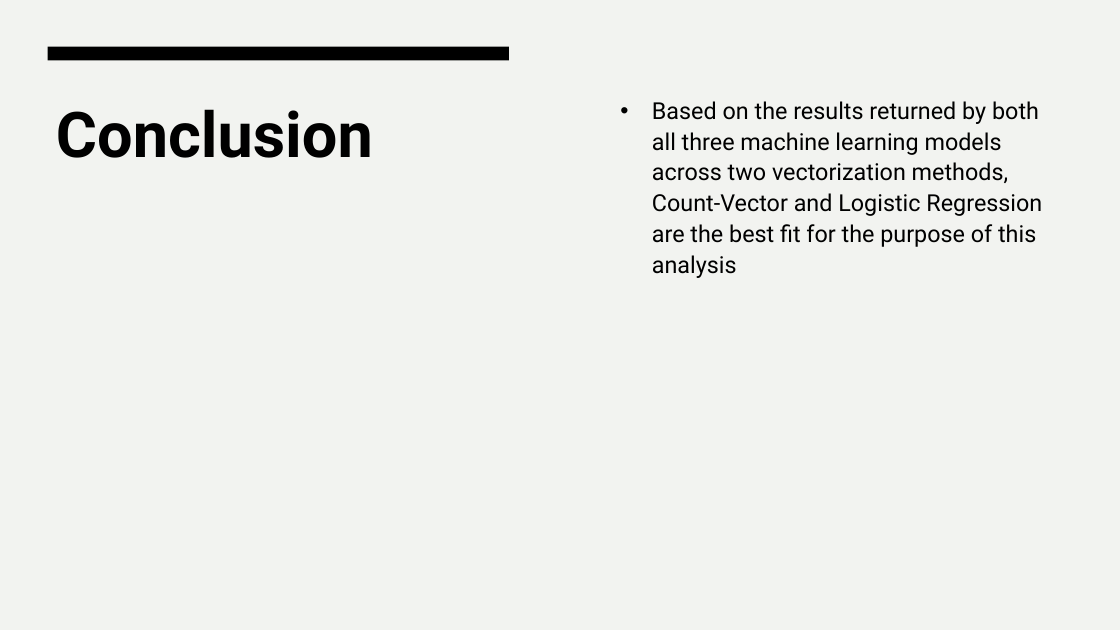
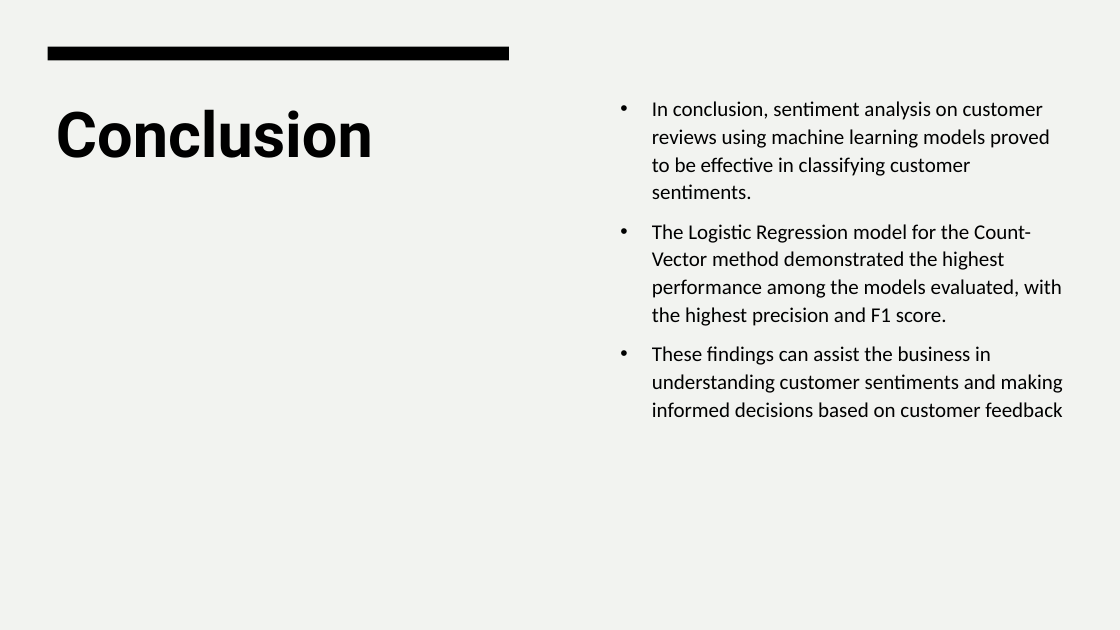
Before and after one commit to AutomationKay/Data-Science-, a slide deck: slide 14 of Amazon Review Sentiment Analysis/docs/Sentiment Analysis Presentation.pptx. Drawn at 1120x630 pixels with LibreOffice and Linux fonts; fonts in the diff are those of the drawing. Boxes give left, top, right and bottom in pixels: in the first picture for what was removed or moved away, otherwise in the second. Text is boxed around its words. In the diff, an @@ line names an element or a change of style, - is before the commit and + after.

```diff
--- a/Amazon Review Sentiment Analysis/docs/Sentiment Analysis Presentation.pptx
+++ b/Amazon Review Sentiment Analysis/docs/Sentiment Analysis Presentation.pptx
@@ text at box(652, 101, 1063, 417): text changed; size 20 to 18 pt; font Roboto to Calibri @@
-• Based on the results returned by both all three machine learning models across two vectorization methods, Count-Vector and Logistic Regression are the best fit for the purpose of this analysis
+• In conclusion, sentiment analysis on customer reviews using machine learning models proved to be effective in classifying customer sentiments.
+• The Logistic Regression model for the Count-Vector method demonstrated the highest performance among the models evaluated, with the highest precision and F1 score.
+• These findings can assist the business in understanding customer sentiments and making informed decisions based on customer feedback
```
Also in this commit, not shown: 2 other slides changed.
